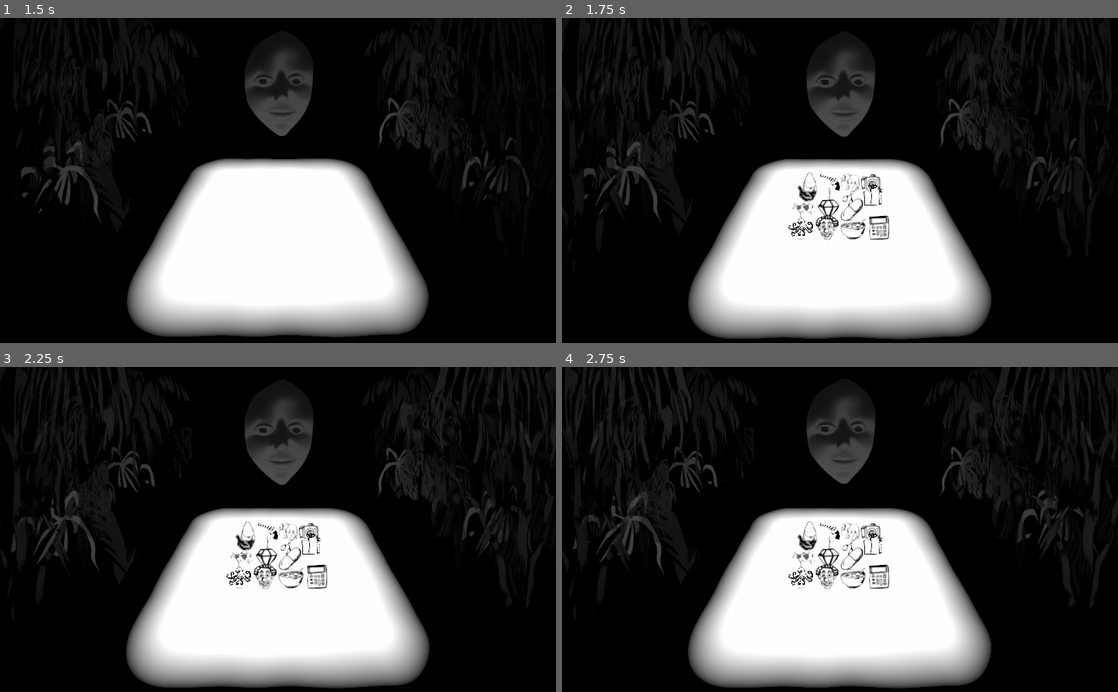
Above: before the commit, frames 1-4 (two rows, left to right).
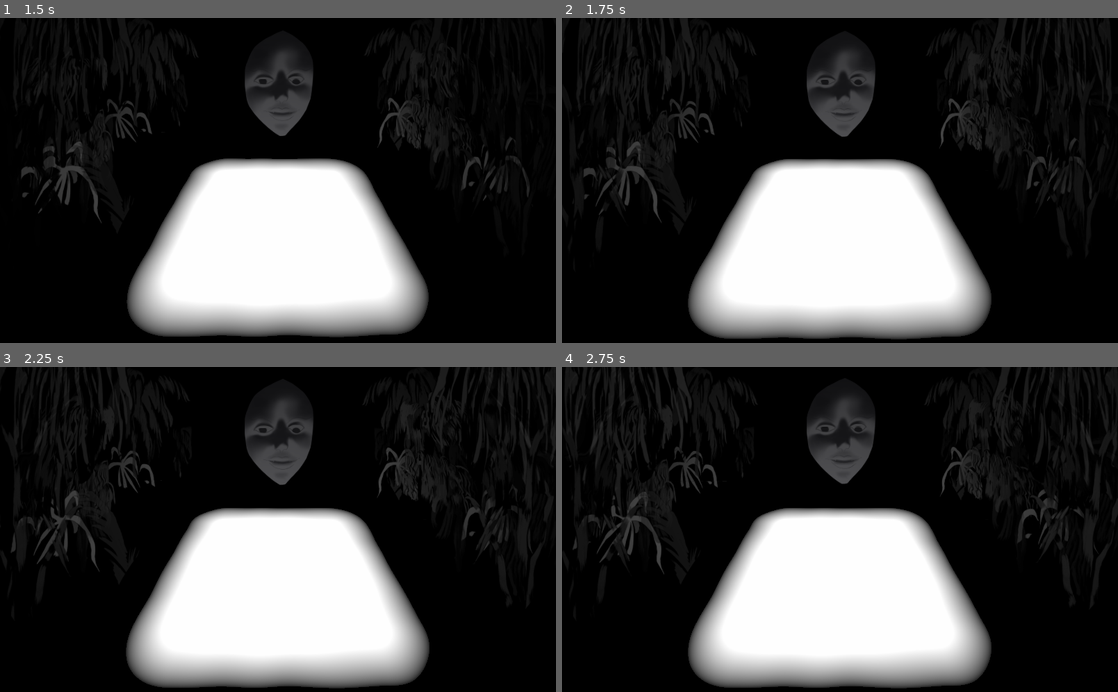
Above: after the commit, the same moments.

Repository: BoringStudio/Golova
Game: Godot game, scene res://game.tscn
Same seed, same stepped clock (60 frames per second), same inputs: the game is played once before the commit and once after it. Sound files missing from this copy of the repository are replaced by a short silence.
Inputs (mouse positions are in pixels of both pictures, inside the frame that each line leads up to):
- Up to frame 1 (1.5 s): click "Start" at 0.5 s; move the mouse to (400, 164) at 1.27 s; press the mouse at (400, 164) at 1.28 s; hold Right (move_right) from 1.28 s (still down)
- Up to frame 2 (1.75 s): keep holding Right (move_right)
- Up to frame 3 (2.25 s): move the mouse to (166, 545) at 2.02 s; release Right (move_right) at 2.03 s; release the mouse at (166, 545) at 2.03 s; hold S (move_back) from 2.03 s (still down); click (166, 545) at 2.1 s
- Up to frame 4 (2.75 s): keep holding S (move_back)

Frame 1 is identical in both runs. In frame 2, 1.2% of the frame differs, in the area x 40-59%, y 47-69%; in frame 3, 1.2%; in frame 4, 1.2%.

Commit message:
Fix audio

Diff:
--- a/game.gd
+++ b/game.gd
@@ -1,6 +1,10 @@
 extends Spatial
 
 const Item = preload("res://prefabs/item.gd").Item
+
+const base_music_layer = preload("res://audio/base.mp3")
+const first_music_layer = preload("res://audio/first_layer.mp3")
+const second_music_layer = preload("res://audio/second_layer.mp3")
 
 enum UiState {
 	Menu,
@@ -136,6 +140,7 @@
 	_update_interface()
 
 	# Reset camera
+	_idle_music.play()
 	_animation.play("fade_in")
 	_animation.playback_speed = 0.0;
 
@@ -148,6 +153,9 @@
 
 
 func _on_animation_finished(anim):
+	if anim == "fade_in":
+		_idle_music.stop()
+
 	if anim == "fade_in" or anim == "show_hint" or anim == "win":
 		_head_timer.start()
 		_regenerate()
@@ -264,10 +272,6 @@
 		_focus_eyes(_camera)
 		return
 
-	if not _music.playing:
-		_idle_music.stop()
-		_music.play()
-
 	var next_seq_idx = 0
 	var cell_to_eat = null
 	var remaining_cells = []
@@ -295,12 +299,15 @@
 		_head.eat(_eaten_cell)
 
 
-func _on_finished_eating(damage: int):
+func _on_finished_eating(damage: int, last_damage: int):
 	_items.remove_child(_eaten_cell)
 	_eaten_cell.queue_free()
 	_eaten_cell = null
 
 	var victory = damage >= 3
+	if not victory and damage != last_damage:
+		_update_stream(damage)
+
 	if sequence.empty() or victory:
 		_focus_eyes(_camera)
 		_head.make_angry()
@@ -361,3 +368,14 @@
 func _update_interface():
 	_main_menu.visible = _ui_state == UiState.Menu
 	_pause_menu.visible = _ui_state == UiState.Paused
+
+
+func _update_stream(level: int):
+	match level:
+		0:
+			_music.stream = base_music_layer
+		1:
+			_music.stream = first_music_layer
+		_:
+			_music.stream = second_music_layer
+	_music.play()
--- a/game.tscn
+++ b/game.tscn
@@ -20,7 +20,7 @@
 [ext_resource path="res://prefabs/foliage/leafs8.tscn" type="PackedScene" id=18]
 [ext_resource path="res://prefabs/foliage/leafs2.tscn" type="PackedScene" id=19]
 [ext_resource path="res://prefabs/foliage/leafs5.tscn" type="PackedScene" id=20]
-[ext_resource path="res://audio/head_background.mp3" type="AudioStream" id=21]
+[ext_resource path="res://audio/base.mp3" type="AudioStream" id=21]
 [ext_resource path="res://prefabs/stopwatch.gd" type="Script" id=22]
 [ext_resource path="res://ui/pause_menu.tscn" type="PackedScene" id=23]
 [ext_resource path="res://materials/cell_particles_material.tres" type="Material" id=24]
@@ -930,9 +930,34 @@
 "update": 0,
 "values": [ Color( 0, 0, 0, 1 ) ]
 }
+tracks/8/type = "value"
+tracks/8/path = NodePath("IdleMusic:volume_db")
+tracks/8/interp = 1
+tracks/8/loop_wrap = true
+tracks/8/imported = false
+tracks/8/enabled = true
+tracks/8/keys = {
+"times": PoolRealArray( 0 ),
+"transitions": PoolRealArray( 1 ),
+"update": 0,
+"values": [ -10.0 ]
+}
+tracks/9/type = "value"
+tracks/9/path = NodePath("Music:playing")
+tracks/9/interp = 1
+tracks/9/loop_wrap = true
+tracks/9/imported = false
+tracks/9/enabled = true
+tracks/9/keys = {
+"times": PoolRealArray(  ),
+"transitions": PoolRealArray(  ),
+"update": 0,
+"values": [  ]
+}
 
 [sub_resource type="Animation" id=9]
 resource_name = "fade_in"
+length = 5.0
 tracks/0/type = "value"
 tracks/0/path = NodePath("Camera:translation")
 tracks/0/interp = 2
@@ -956,6 +981,42 @@
 "transitions": PoolRealArray( 1, 1 ),
 "update": 0,
 "values": [ Vector3( 0, -19.2864, 0 ), Vector3( 0, 0, 0 ) ]
+}
+tracks/2/type = "value"
+tracks/2/path = NodePath("IdleMusic:volume_db")
+tracks/2/interp = 2
+tracks/2/loop_wrap = true
+tracks/2/imported = false
+tracks/2/enabled = true
+tracks/2/keys = {
+"times": PoolRealArray( 0, 1.2, 5 ),
+"transitions": PoolRealArray( 1, 1, 1 ),
+"update": 0,
+"values": [ -10.0, -10.0, -80.0 ]
+}
+tracks/3/type = "value"
+tracks/3/path = NodePath("Music:playing")
+tracks/3/interp = 1
+tracks/3/loop_wrap = true
+tracks/3/imported = false
+tracks/3/enabled = true
+tracks/3/keys = {
+"times": PoolRealArray( 0.1, 3 ),
+"transitions": PoolRealArray( 1, 1 ),
+"update": 1,
+"values": [ false, true ]
+}
+tracks/4/type = "value"
+tracks/4/path = NodePath("Music:volume_db")
+tracks/4/interp = 2
+tracks/4/loop_wrap = true
+tracks/4/imported = false
+tracks/4/enabled = true
+tracks/4/keys = {
+"times": PoolRealArray( 3 ),
+"transitions": PoolRealArray( 1 ),
+"update": 0,
+"values": [ -10.0 ]
 }
 
 [sub_resource type="Animation" id=28]
@@ -1385,7 +1446,6 @@
 [node name="IdleMusic" type="AudioStreamPlayer" parent="."]
 stream = ExtResource( 28 )
 volume_db = -10.0
-autoplay = true
 
 [node name="Label" type="Label" parent="."]
 visible = false
--- a/prefabs/head.gd
+++ b/prefabs/head.gd
@@ -1,6 +1,6 @@
 extends Spatial
 
-signal finished_eating(damage)
+signal finished_eating(damage, last_damage)
 
 const Item = preload("res://prefabs/item.gd")
 
@@ -96,6 +96,7 @@
 func _on_animation_finished(_anim_name):
 	if _eating != null:
 		var item = _eating.item
+		var last_damage = damage
 		if _eating.marked:
 			_set_damage(damage + 1)
 		else:
@@ -103,7 +104,7 @@
 
 		_reset_animation()
 		_set_particles_enabled(false)
-		emit_signal("finished_eating", damage)
+		emit_signal("finished_eating", damage, last_damage)
 
 		var word = Item.get_voice(item)
 		if word != null:
Not shown, added: audio/base.mp3.import
Not shown, added: audio/first_layer.mp3.import
Not shown, added: audio/second_layer.mp3.import
Not shown, added: audio/victory.mp3.import
Not shown, changed: audio/words/Ambrella.mp3.import
Not shown, changed: audio/words/BeerBottle.mp3.import
Not shown, changed: audio/words/Can.mp3.import
Not shown, changed: audio/words/Chest.mp3.import
Not shown, changed: audio/words/Door.mp3.import
Not shown, changed: audio/words/Lock.mp3.import
Not shown, changed: audio/words/Microwave.mp3.import
Not shown, changed: audio/words/Mouth.mp3.import
(and 6 more such lines)
